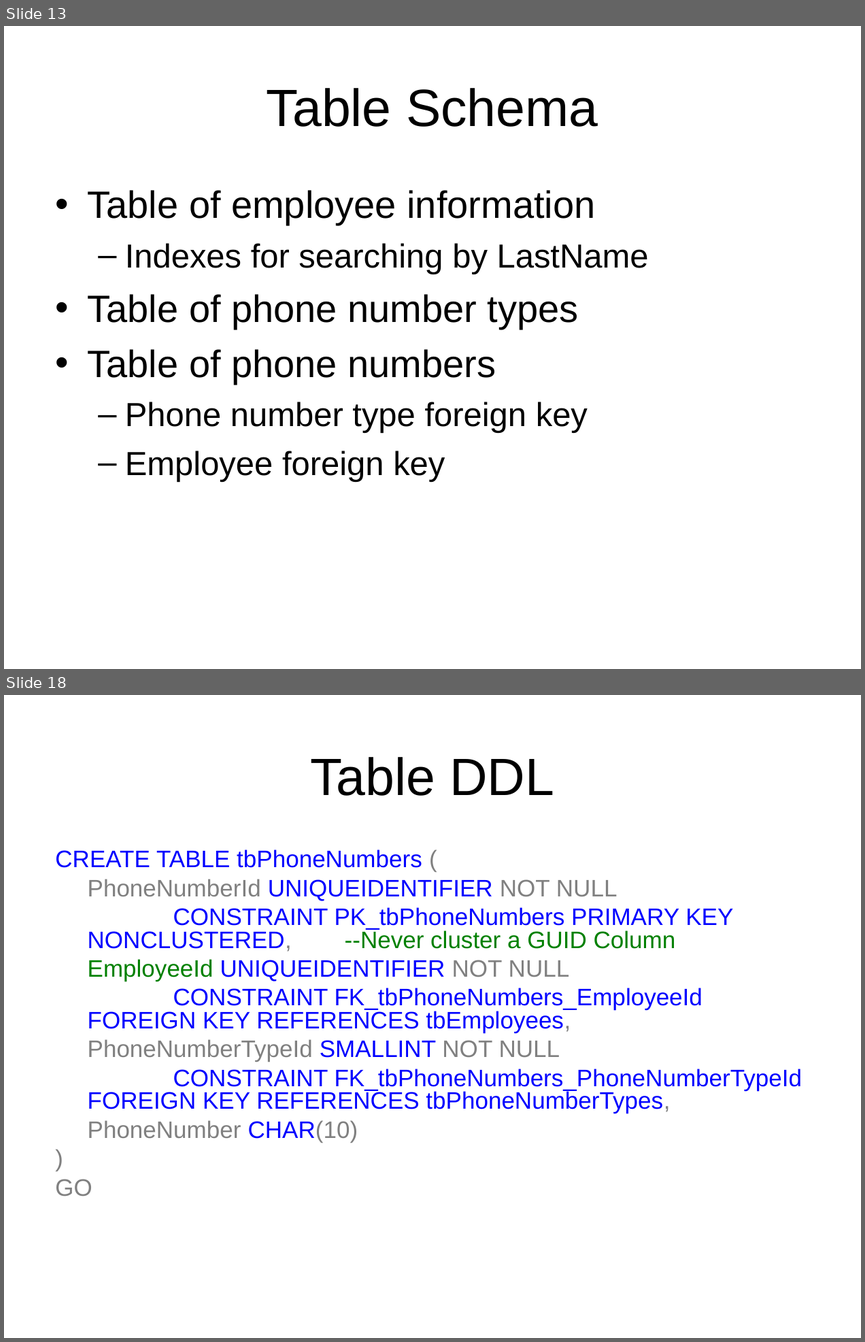
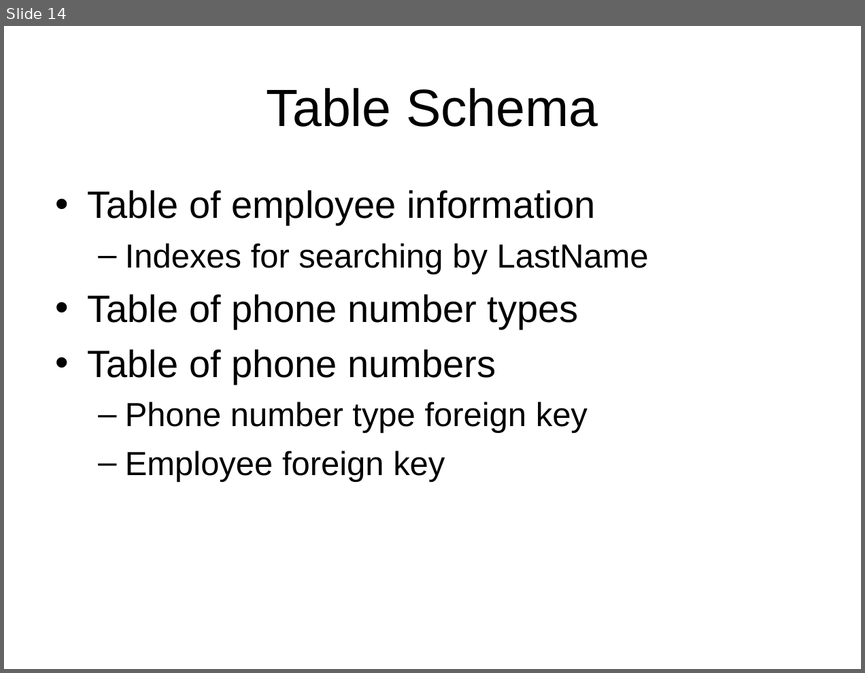
Before and after one commit to LIPHP/Employee-Contact-List, a slide deck: Docs/Using Microsoft SQL Server with PHP.ppt. Shown one above the other, each under a label of ours: slides 13 and 18 before the commit, slide 14 after it; the slides between them are not shown. The pictures are 865x1342 and 865x673 pixels, drawn with LibreOffice and Linux fonts; fonts in the diff are those of the drawing. Boxes give left, top, right and bottom in pixels: in the first picture for what was removed or moved away, otherwise in the second. Text is boxed around its words. In the diff, an @@ line names an element or a change of style, - is before the commit and + after.

```diff
--- a/Docs/Using Microsoft SQL Server with PHP.ppt
+++ b/Docs/Using Microsoft SQL Server with PHP.ppt
@@ slide 18 removed at [4, 695, 861, 1338], background #FFFFFF @@
@@ title removed at [310, 757, 554, 796] @@
-Table DDL
@@ text removed at [55, 849, 802, 1196] @@
-CREATE TABLE tbPhoneNumbers (
-PhoneNumberId UNIQUEIDENTIFIER NOT NULL
-CONSTRAINT PK_tbPhoneNumbers PRIMARY KEY NONCLUSTERED, --Never cluster a GUID Column
-EmployeeId UNIQUEIDENTIFIER NOT NULL
-CONSTRAINT FK_tbPhoneNumbers_EmployeeId FOREIGN KEY REFERENCES tbEmployees,
-PhoneNumberTypeId SMALLINT NOT NULL
-CONSTRAINT FK_tbPhoneNumbers_PhoneNumberTypeId FOREIGN KEY REFERENCES tbPhoneNumberTypes,
-PhoneNumber CHAR(10)
-)
-GO
@@ what was slide 13 is now slide 14 @@
```
Also in this commit, not shown: 3 slides changed, 2 slides added, 6 other slides removed.
